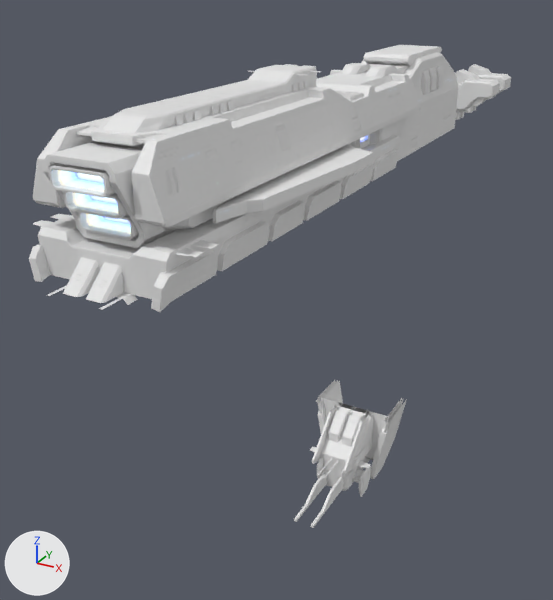
A saved change to the Blender file Assets/USSNFreedomClassDreadnought/FBX/USSNFreedomClassDreadnought/hull1.blend.
Both versions are drawn from a 50 mm camera at (15.5, -39.0, 25.4) aimed at (-3.0, -5.4, 8.6). Arrows for +X, +Y and +Z are at lower left; the lights stay in place. The first picture is the older version.

The first picture shows 'USSNFreedomClassDreadnoughtHull.001', 'USSNFreedomClassDreadnoughtHull.002'.
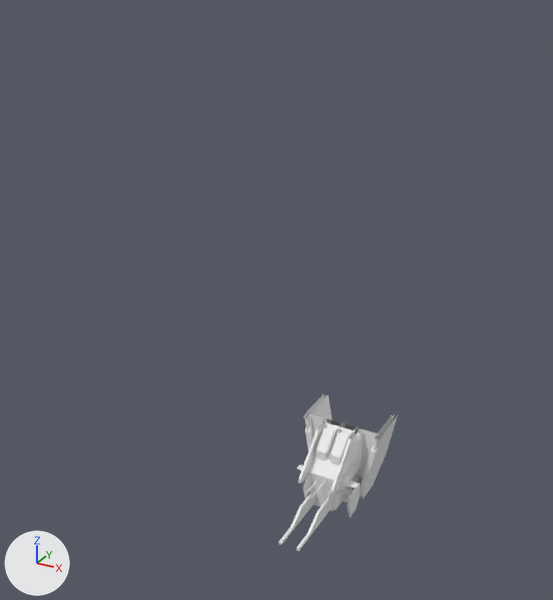
The change, as a diff of the scene's bpy script:
```diff
--- a/Assets/USSNFreedomClassDreadnought/FBX/USSNFreedomClassDreadnought/hull1.blend.py
+++ b/Assets/USSNFreedomClassDreadnought/FBX/USSNFreedomClassDreadnought/hull1.blend.py
@@ ob_ussnfreedomclassdreadnoughthull_001 @@
 ob_ussnfreedomclassdreadnoughthull_001 = bpy.data.objects.new('USSNFreedomClassDreadnoughtHull.001', me_cube_002)
-ob_ussnfreedomclassdreadnoughthull_001.location = (-0.16, 2.08, 0.0)
+ob_ussnfreedomclassdreadnoughthull_001.location = (0.0, 0.0, 0.0)
 ob_ussnfreedomclassdreadnoughthull_001.rotation_euler = (1.571, 0.0, 0.0)  # degrees (90, 0, 0)
@@ ob_ussnfreedomclassdreadnoughthull_002 @@
-ob_ussnfreedomclassdreadnoughthull_002 = bpy.data.objects.new('USSNFreedomClassDreadnoughtHull.002', me_cube_004)
-ob_ussnfreedomclassdreadnoughthull_002.location = (0.0, 0.0, 15.81)
-ob_ussnfreedomclassdreadnoughthull_002.rotation_euler = (1.571, 0.0, 0.0)  # degrees (90, 0, 0)
-ob_ussnfreedomclassdreadnoughthull_002.scale = (0.01, 0.01, 0.01)
```

Boxes [x1, y1, x2, y2] around the edits, measured in the pictures (553 x 600 px):
'USSNFreedomClassDreadnoughtHull.002', deleted: before [29, 45, 511, 312]
'USSNFreedomClassDreadnoughtHull.001', moved: before [294, 380, 407, 528]; after [279, 394, 398, 551]
